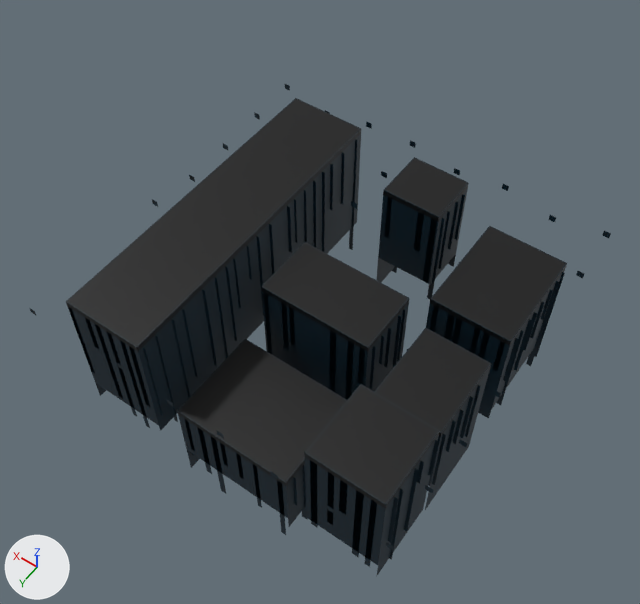
The glTF model netrun/assets/models/env/floor.glb, before and after one commit.
Camera for both pictures: a 50 mm camera at (-1.38, 2.0, 2.86) aimed at (0.03, 0.02, -0.25). The lights are fixed; the arrows at lower left show +X, +Y and +Z. The first picture is the older version. Vertices at exactly the same position are counted once.

The first picture shows 'floor_skirt', 'floor_streaks_hang', 'tiles' and 1 more.
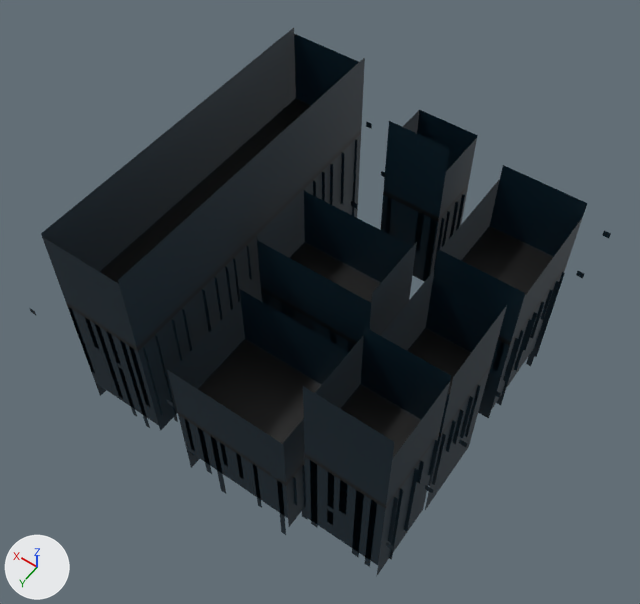
Location of each change, (x1, y1, x2, y2) in pixels of the pictures (640 x 604 px):
'floor_skirt', reshaped (10% wider, 24% taller): before (68, 134, 565, 575); after (41, 28, 587, 575)
part 1 of me_floor_skirt, added: after (41, 28, 587, 505)
'tiles', unchanged, covered by the edit: (66, 98, 567, 509) in both

The change, as a list of edits to the scene's bpy script:
```text
Change me_floor_skirt:
    used by ob_floor_skirt; location = (0.0, 0.0, 0.0)
    remove me_floor_skirt.from_pydata(...)  # 84 vertices, 56 faces; spans x -0.79..0.76, y -0.8..0.78, z -0.95..-0.03
    add me_floor_skirt.from_pydata(...)  # 168 vertices, 112 faces; spans x -0.79..0.76, y -0.8..0.78, z -0.95..0.44
    me_floor_skirt part 1
    70 vertices are added at x -0.79..0.76, y -0.8..0.78, z -0.41..0.44
    8 new vertices lie (0.0, 0.0, 0.33) away from vertices in x -0.79..0.25, y -0.25..0.77, z -0.41..0.0
    6 new vertices lie (0.0, 0.0, 0.41) away from vertices in x -0.75..0.76, y -0.8..0.78, z -0.24..0.0
    56 new faces join them
```
